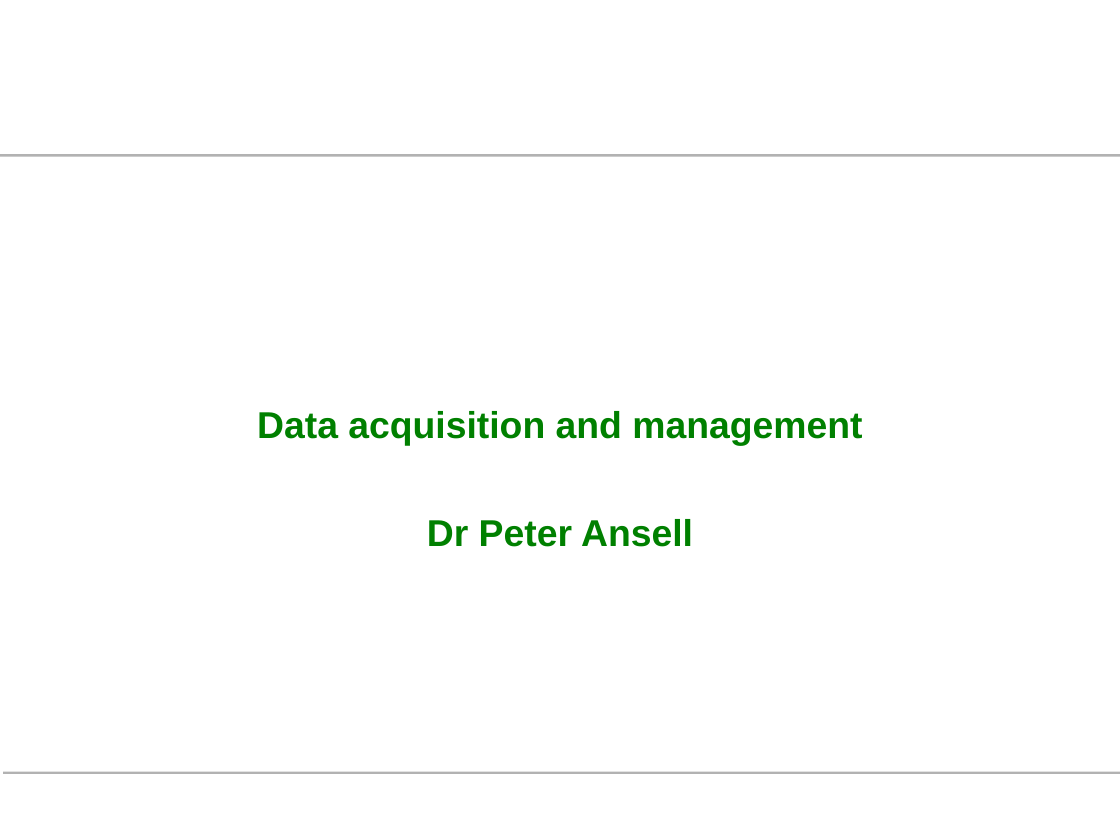
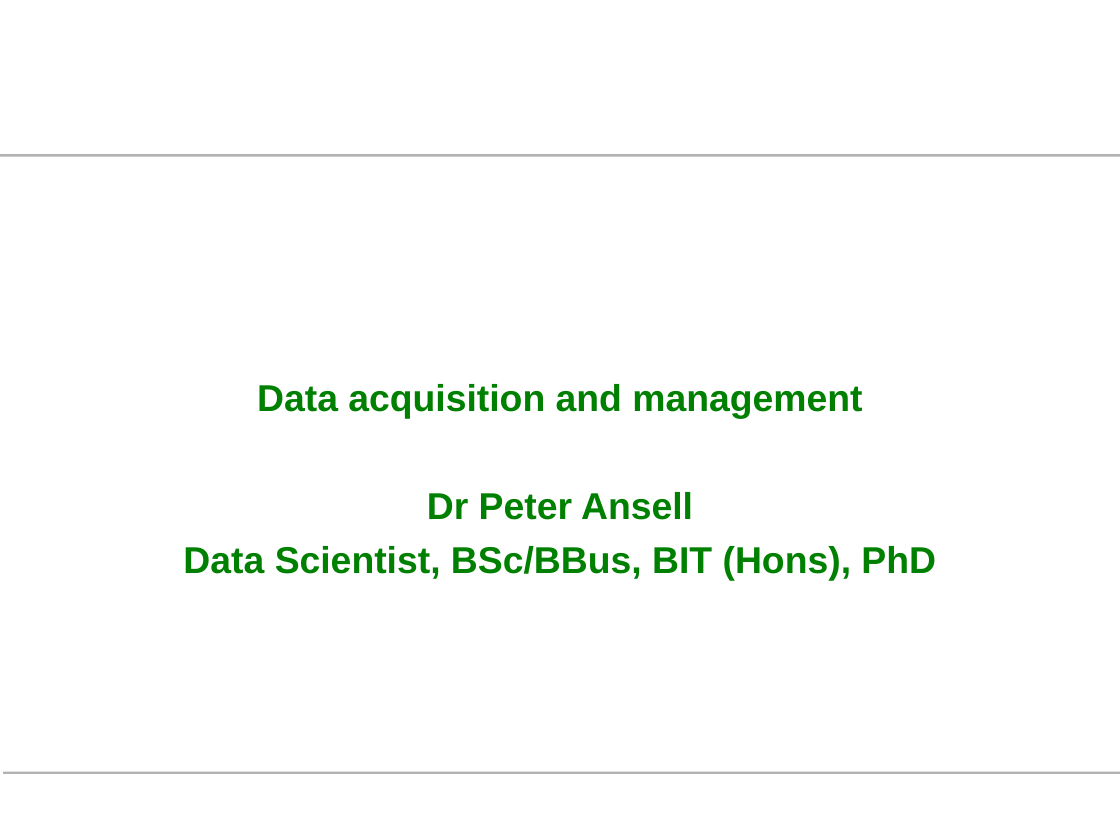
Before and after one commit to podd/podd-publications, a slide deck: slide 2 of csiro20150617/CSIRO-20150617-HRPPCTemplate.odp. Drawn at 1120x840 pixels with LibreOffice and Linux fonts; fonts in the diff are those of the drawing; background and template pictures are left out. Boxes give left, top, right and bottom in pixels: in the first picture for what was removed or moved away, otherwise in the second. Text is boxed around its words. In the diff, an @@ line names an element or a change of style, - is before the commit and + after.

```diff
--- a/csiro20150617/CSIRO-20150617-HRPPCTemplate.odp
+++ b/csiro20150617/CSIRO-20150617-HRPPCTemplate.odp
@@ subtitle at <box>183,546,936,581</box>: paragraph added @@
+Data Scientist, BSc/BBus, BIT (Hons), PhD
```
Also in this commit, not shown: 4 other slides changed, 1 other file.
